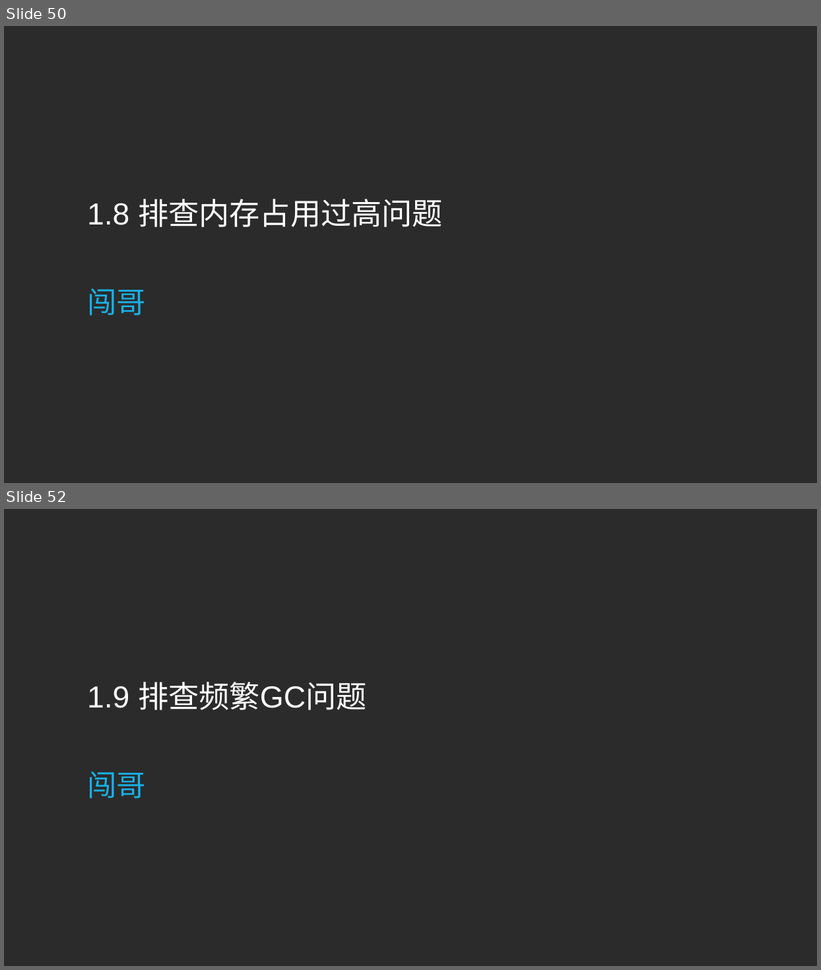
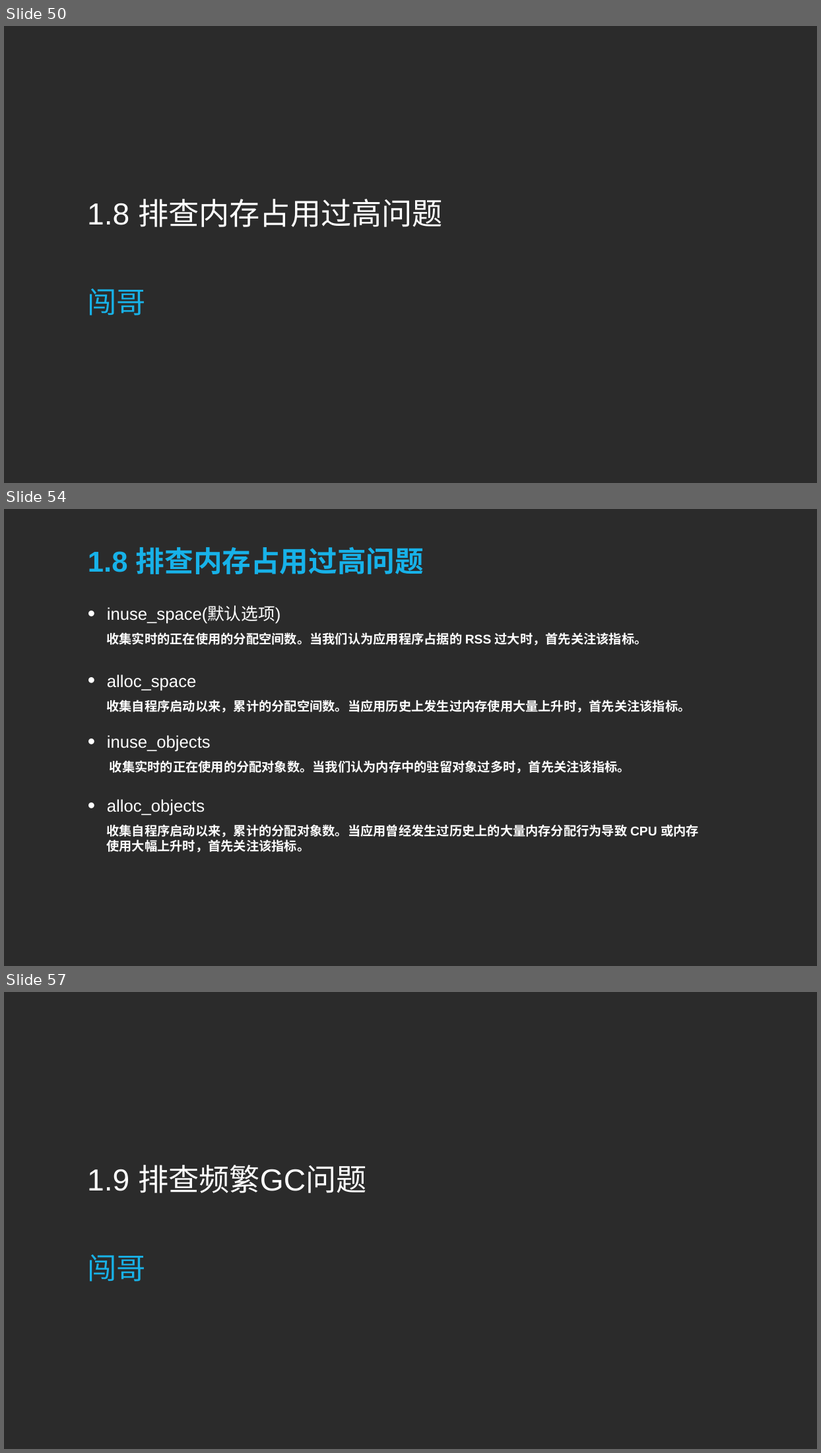
Before and after one commit to sqc157400661/Snail, a slide deck: Go专题系列/性能分析和优化专题/性能分析和优化专题.pptx. Shown one above the other, each under a label of ours: slides 50 and 52 before the commit, slides 50, 54 and 57 after it; the slides between them are not shown. The pictures are 821x970 and 821x1453 pixels, drawn with LibreOffice and Linux fonts; fonts in the diff are those of the drawing; background and template pictures are left out; a plain dark background stands for a picture behind light text. Boxes give left, top, right and bottom in pixels: in the first picture for what was removed or moved away, otherwise in the second. Text is boxed around its words. In the diff, an @@ line names an element or a change of style, - is before the commit and + after.

```diff
--- a/Go专题系列/性能分析和优化专题/性能分析和优化专题.pptx
+++ b/Go专题系列/性能分析和优化专题/性能分析和优化专题.pptx
@@ slide 54 added at box(4, 509, 817, 966), background picture (left out) @@
@@ title added at box(88, 547, 424, 574), 68 pt, text #17B2E9, bold @@
+1.8 排查内存占用过高问题
@@ text added at box(107, 606, 281, 624), 40 pt, text #FFFFFF @@
+• inuse_space(默认选项)
@@ text added at box(106, 632, 648, 646), 30 pt, text #FFFFFF, bold @@
+收集实时的正在使用的分配空间数。当我们认为应用程序占据的 RSS 过大时，首先关注该指标。
@@ text added at box(107, 675, 196, 691), 40 pt, text #FFFFFF @@
+• alloc_space
@@ text added at box(106, 700, 690, 713), 30 pt, text #FFFFFF, bold @@
+收集自程序启动以来，累计的分配空间数。当应用历史上发生过内存使用大量上升时，首先关注该指标。
@@ text added at box(107, 735, 211, 752), 40 pt, text #FFFFFF @@
+• inuse_objects
@@ text added at box(110, 760, 630, 774), 30 pt, text #FFFFFF, bold @@
+收集实时的正在使用的分配对象数。当我们认为内存中的驻留对象过多时，首先关注该指标。
@@ text added at box(107, 799, 205, 816), 40 pt, text #FFFFFF @@
+• alloc_objects
@@ text added at box(106, 824, 699, 853), 30 pt, text #FFFFFF, bold @@
+收集自程序启动以来，累计的分配对象数。当应用曾经发生过历史上的大量内存分配行为导致 CPU 或内存使用大幅上升时，首先关注该指标。
@@ what was slide 52 is now slide 57 @@
```
Also in this commit, not shown: 1 slide changed, 4 other slides added, 11 other files.
